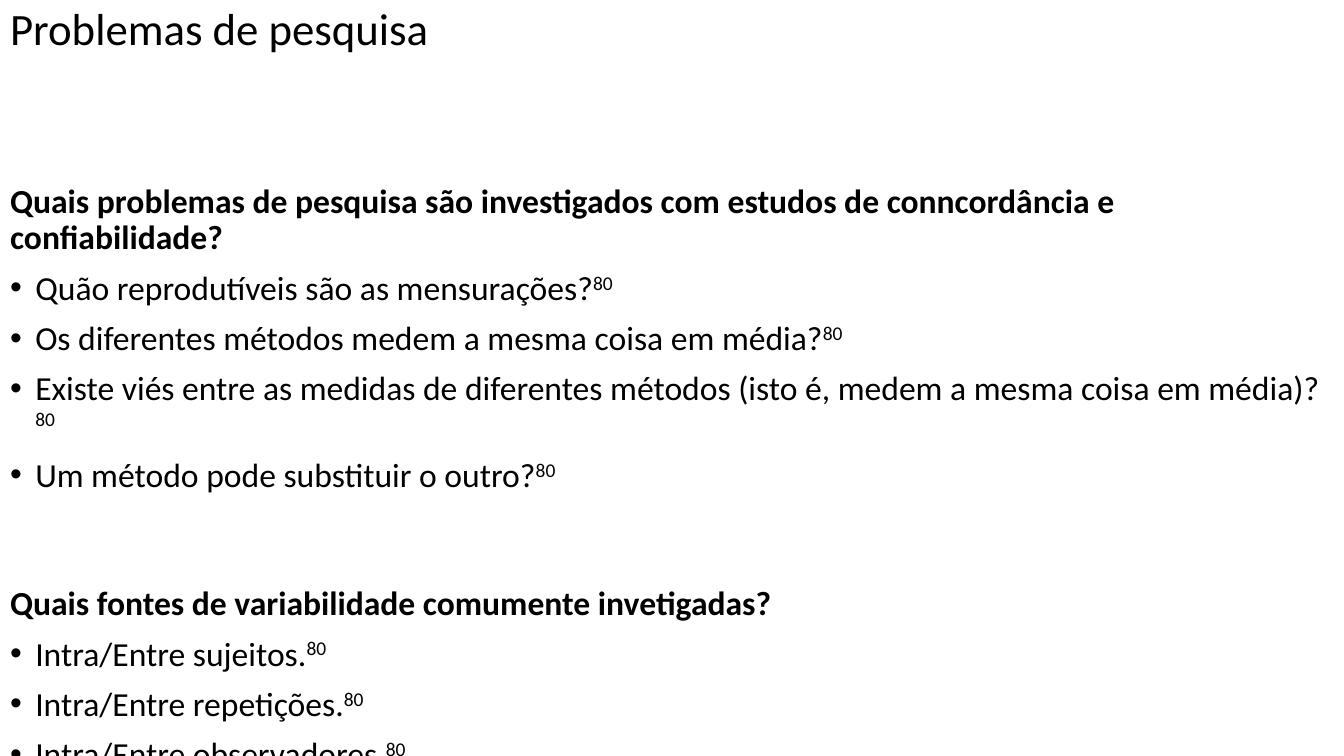
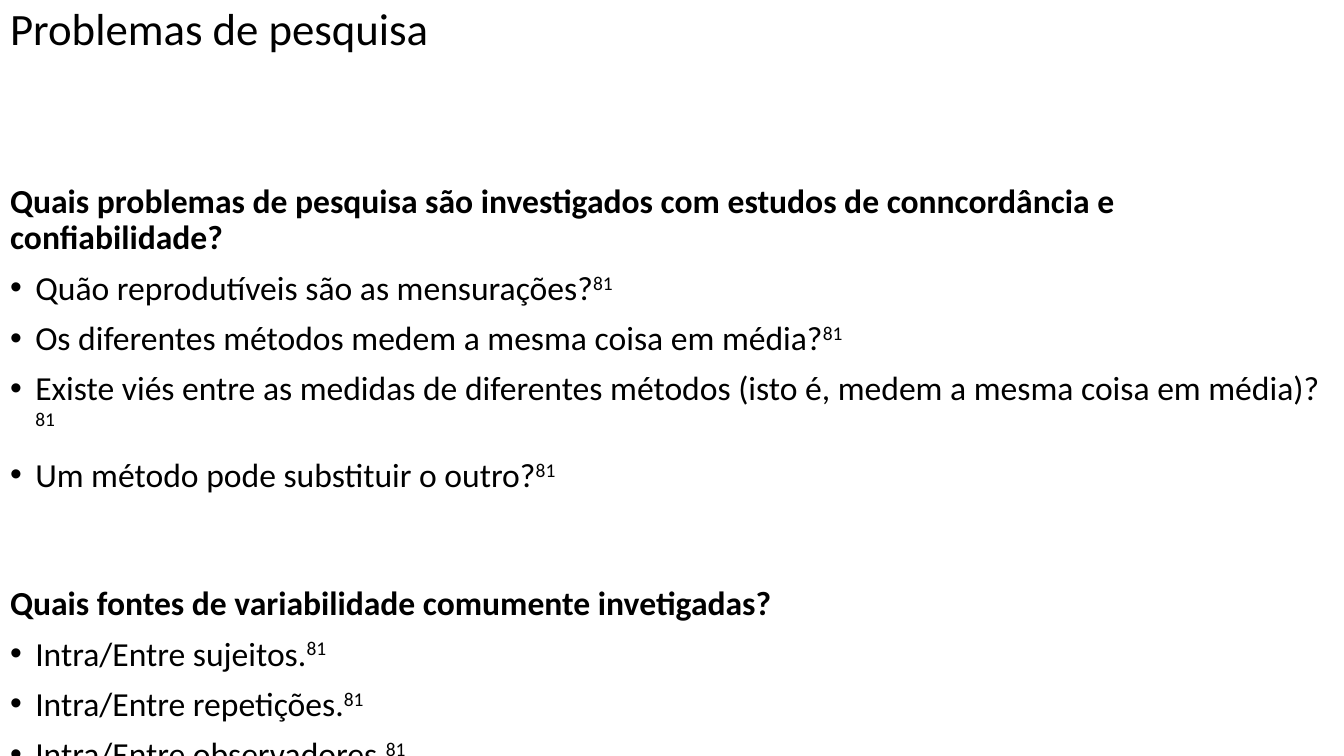
Before and after one commit to FerreiraAS/Ciencia-com-R, a slide deck: slide 64 of Ciência-com-R.pptx (slide 62 before the commit). Drawn at 1344x756 pixels with LibreOffice and Linux fonts; fonts in the diff are those of the drawing. Boxes give left, top, right and bottom in pixels: in the first picture for what was removed or moved away, otherwise in the second. Text is boxed around its words. In the diff, an @@ line names an element or a change of style, - is before the commit and + after.

```diff
--- a/Ciência-com-R.pptx
+++ b/Ciência-com-R.pptx
@@ text at (35,276,1319,493): text changed @@
-• Quão reprodutíveis são as mensurações?80
-• Os diferentes métodos medem a mesma coisa em média?80
-• Existe viés entre as medidas de diferentes métodos (isto é, medem a mesma coisa em média)?80
-• Um método pode substituir o outro?80
+• Quão reprodutíveis são as mensurações?81
+• Os diferentes métodos medem a mesma coisa em média?81
+• Existe viés entre as medidas de diferentes métodos (isto é, medem a mesma coisa em média)?81
+• Um método pode substituir o outro?81
@@ text at (35,641,364,722): text changed @@
-• Intra/Entre sujeitos.80
-• Intra/Entre repetições.80
-• Intra/Entre observadores.80
+• Intra/Entre sujeitos.81
+• Intra/Entre repetições.81
+• Intra/Entre observadores.81
```
Also in this commit, not shown: 21 other slides changed, 2 slides added, 44 other files.
